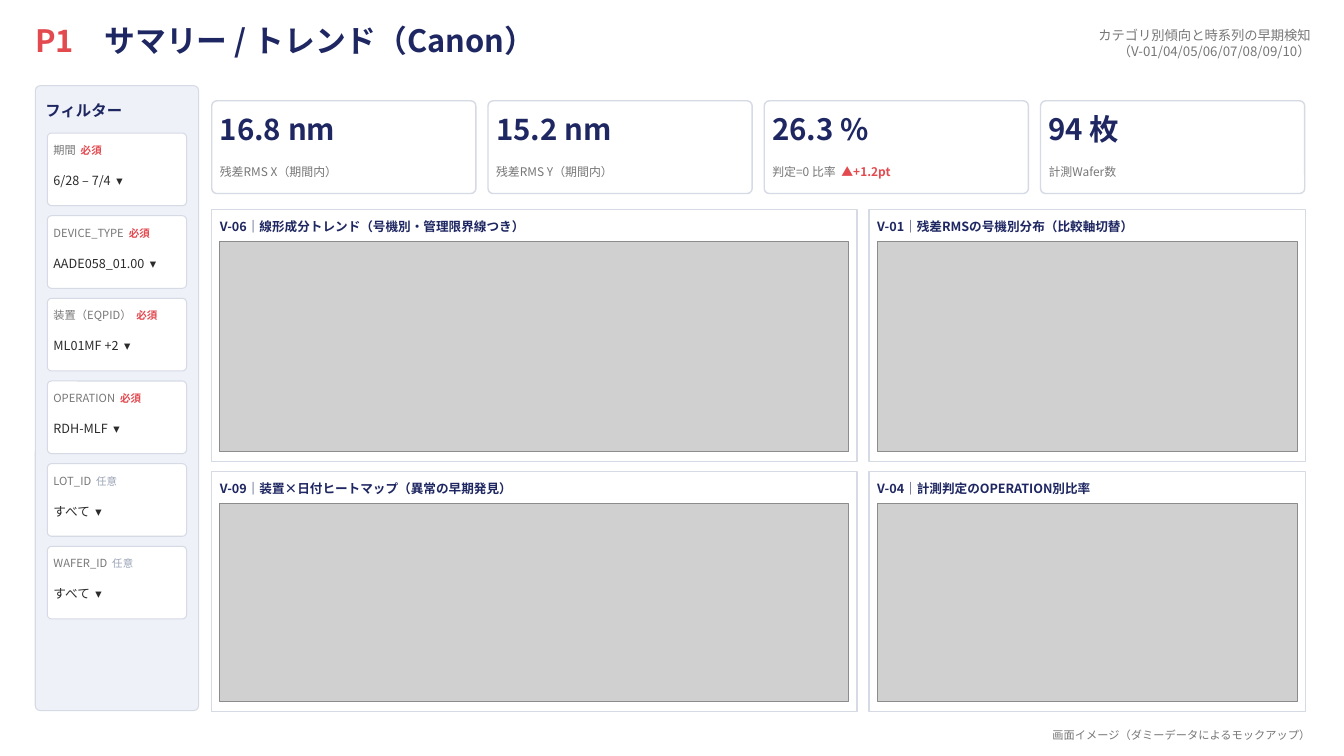
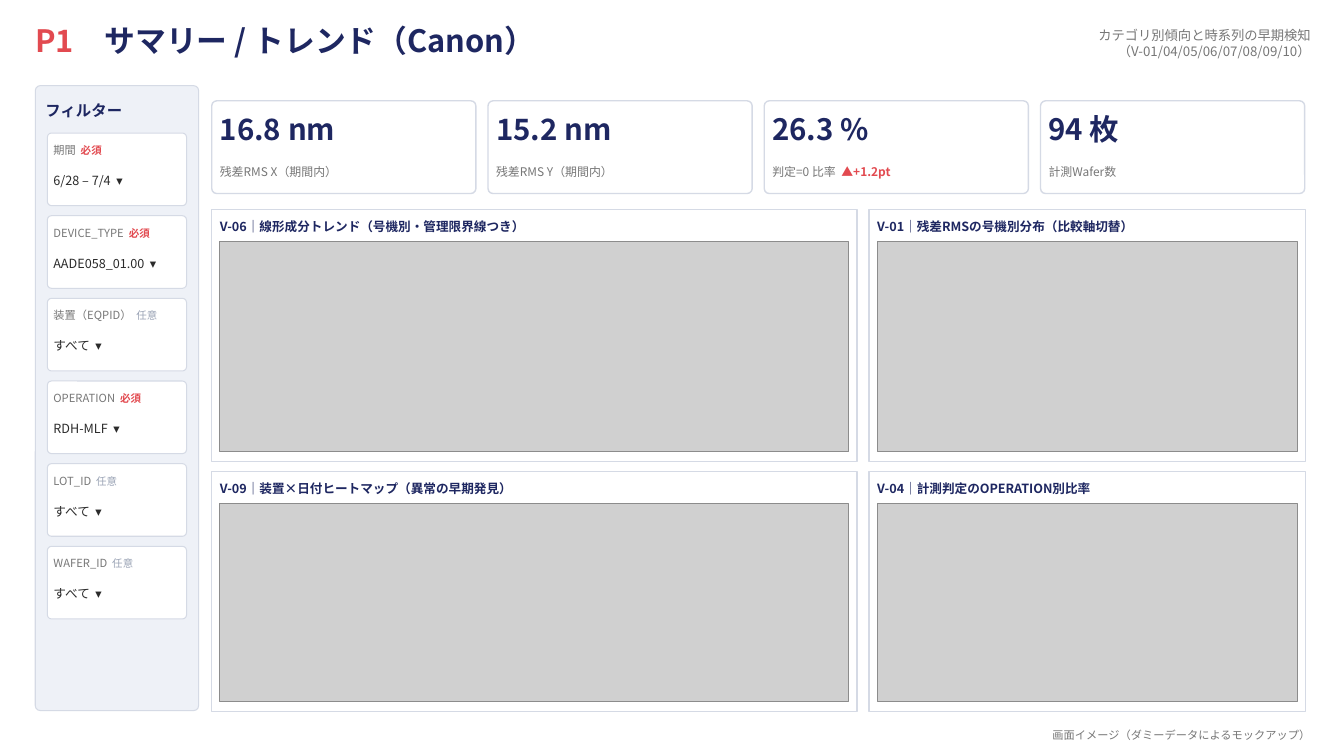
Before and after one commit to rsakamoto-0824/PowerBI_LithoBooster_DashBoard, a slide deck: slide 2 of dashboard_mockup.pptx. Drawn at 1344x756 pixels with LibreOffice and Linux fonts; fonts in the diff are those of the drawing; grey boxes stand for pictures. Boxes give left, top, right and bottom in pixels: in the first picture for what was removed or moved away, otherwise in the second. Text is boxed around its words. In the diff, an @@ line names an element or a change of style, - is before the commit and + after.

```diff
--- a/dashboard_mockup.pptx
+++ b/dashboard_mockup.pptx
@@ text at [53,309,157,321]: text changed @@
-装置（EQPID） 必須
+装置（EQPID） 任意
@@ text at [53,340,89,351]: text changed @@
-ML01MF +2 ▾
+すべて ▾
```
Also in this commit, not shown: 6 other slides changed, 1 slide added, 1 other file.
